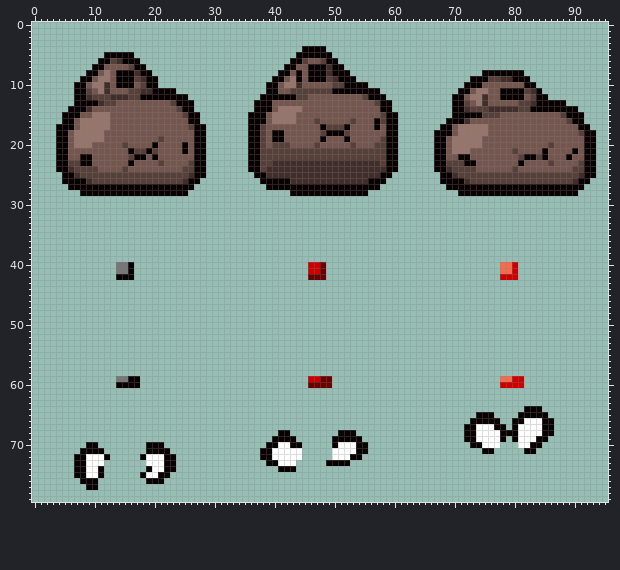
Two versions of one sprite sheet, resources/gfx/monsters/cowpat/cowpat.png. Above, as it was before the edit.
The file is 96x80 pixels.
After the commit:
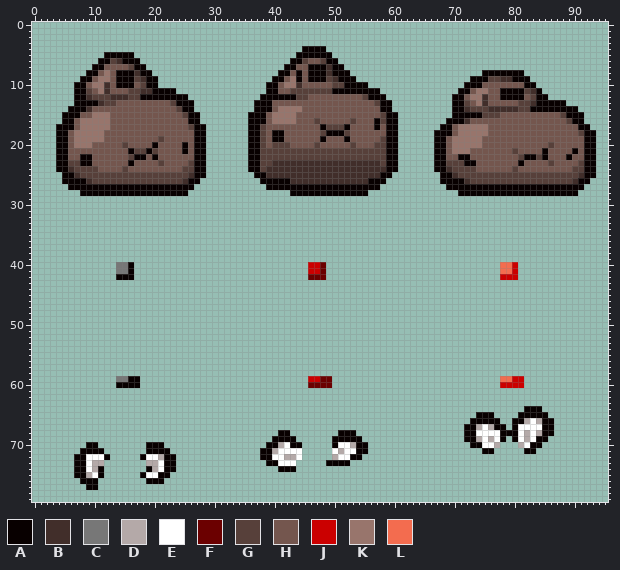
Palette (. is transparent): A #080000  B #412e2a  C #777777  D #b4a9a8  E #ffffff  F #6b0000  G #57403a  H #74564e  J #cb0000  K #98756c  L #f36c4f
Commit: added detail to cowpat wings
The exact change:
y 66: x 82 E -> D; x 84 E -> D
y 67: x 74 E -> D; x 76 E -> D
y 68: x 82 E -> D; x 84 E -> D
y 69: x 74 E -> D; x 76 E -> D; x 82 E -> D
y 70: x 41 E -> D; x 53 E -> D; x 77 E -> D; x 81 E -> D
y 71: x 40 E -> D; x 51 E -> D
y 72: x 21 E -> D; x 42..43 EE -> DD; x 50 E -> D
y 73: x 10..11 EE -> DD; x 19..20 EE -> DD
y 74: x 10 E -> D; x 20 E -> D
y 75: x 9 E -> D
Pixel boxes of the changes (left, top, right, bottom) in both pictures:
changed: (518, 418, 542, 448)
changed: (476, 424, 500, 448)
changed: (272, 442, 296, 460)
changed: (332, 442, 356, 460)
changed: (146, 454, 164, 472)
changed: (86, 460, 104, 478)
